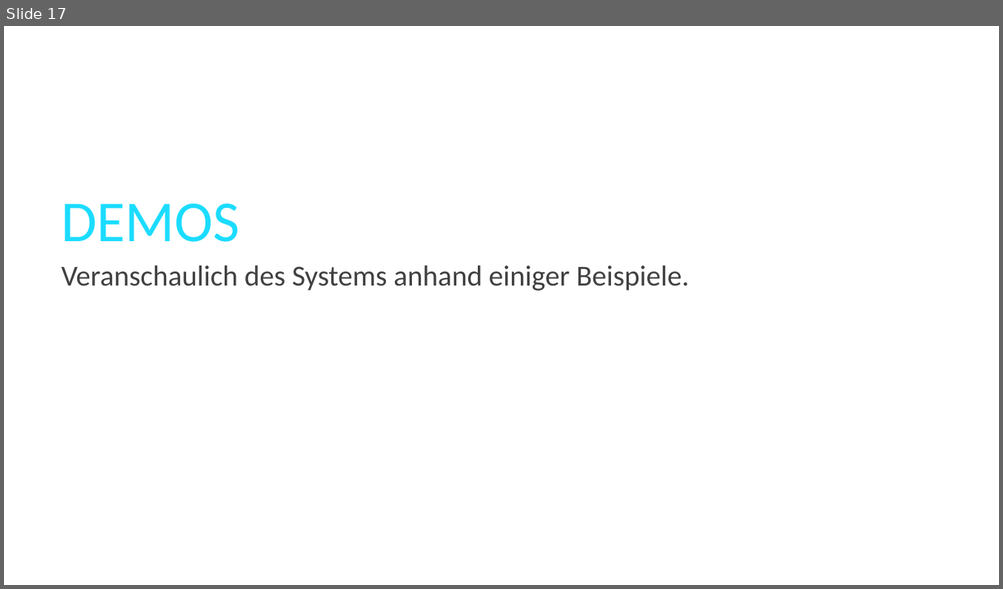
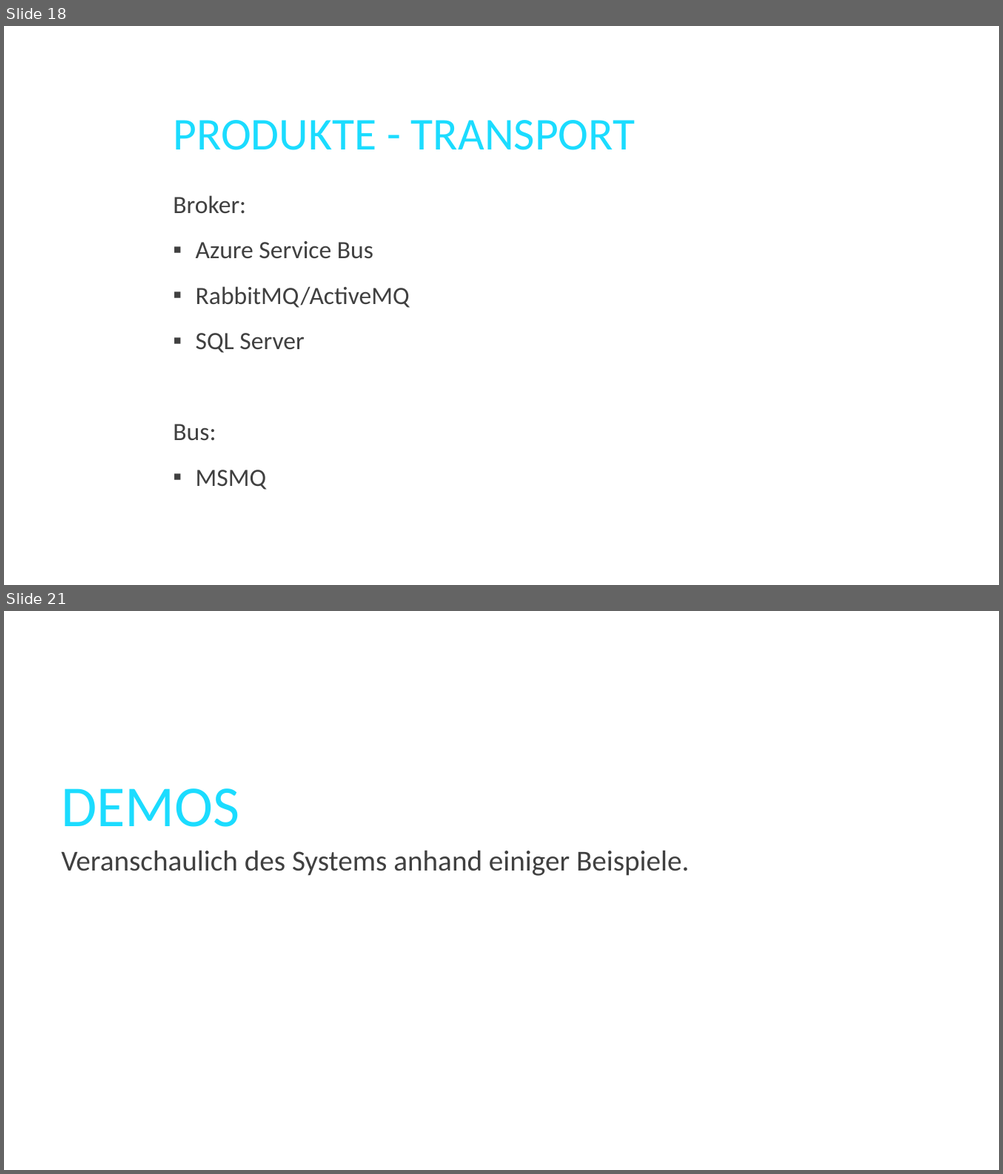
Before and after one commit to twenzel/MessageBusDemo, a slide deck: MessageBus.pptx. Shown one above the other, each under a label of ours: slide 17 before the commit, slides 18 and 21 after it; the slides between them are not shown. The pictures are 1003x589 and 1003x1174 pixels, drawn with LibreOffice and Linux fonts; fonts in the diff are those of the drawing; background and template pictures are left out. Boxes give left, top, right and bottom in pixels: in the first picture for what was removed or moved away, otherwise in the second. Text is boxed around its words. In the diff, an @@ line names an element or a change of style, - is before the commit and + after.

```diff
--- a/MessageBus.pptx
+++ b/MessageBus.pptx
@@ slide 18 added at (4,26,999,585), background picture (left out) @@
@@ title added at (173,120,634,150), 44 pt, text #1BDCFF @@
+PRODUKTE - TRANSPORT
@@ text added at (173,195,410,490), 24 pt, text #404040 @@
+Broker:
+▪ Azure Service Bus
+▪ RabbitMQ/ActiveMQ
+▪ SQL Server
+Bus:
+▪ MSMQ
@@ what was slide 17 is now slide 21 @@
```
Also in this commit, not shown: 3 slides changed, 3 other slides added.
